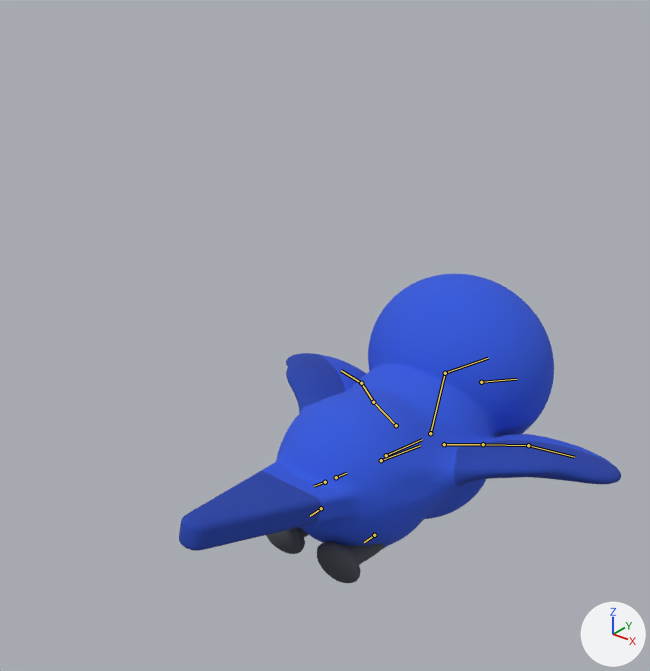
Renders of the glTF model art_sources/own/hyacinth_macaw_LOD0.glb from each side of a commit.
One viewpoint serves both versions: a camera (50 mm lens) standing at (0.509, -0.604, 0.935) and looking at (-0.017, 0.053, 0.528). Lighting does not change. The marker at lower right points along +X, +Y and +Z. The first picture is the older version. Both versions are drawn at frame 5 of the action 'attack'; the numbers are the values there. The bones that bend it are drawn over the model as lines.

Objects in the first picture: 'hyacinth_macaw'.
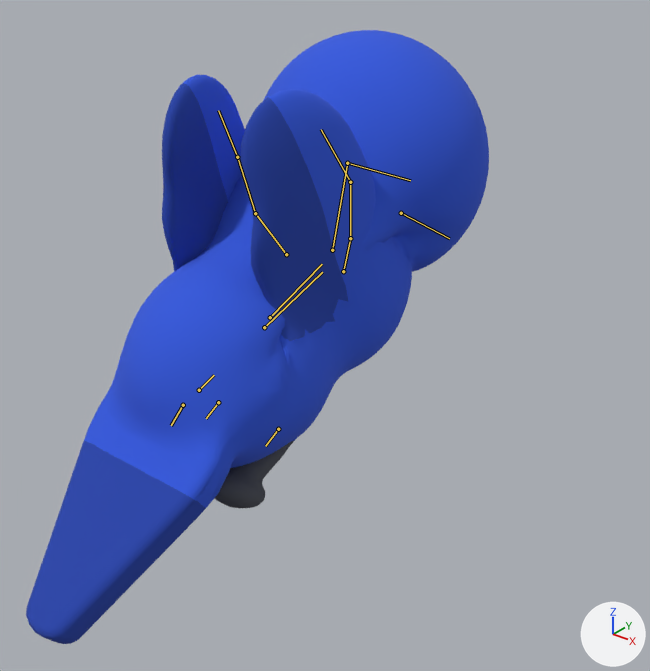
Changed parts and their boxes [x1, y1, x2, y2] in the pictures (650 x 671 px):
'hyacinth_macaw', posed (98% taller)
    before: [179, 273, 621, 583]
    after: [26, 30, 489, 644]
bone 'root', root to tip
    before: (381, 460) to (420, 445)
    after: (264, 327) to (322, 272)
bone 'neck', root to tip
    before: (430, 433) to (445, 373)
    after: (332, 250) to (347, 163)
bone 'head', root to tip
    before: (445, 373) to (488, 358)
    after: (347, 163) to (410, 180)
bone 'wing_upper.L', root to tip
    before: (396, 425) to (373, 402)
    after: (286, 254) to (255, 213)
bone 'wing_lower.L', root to tip
    before: (373, 402) to (361, 383)
    after: (255, 213) to (237, 157)
bone 'wing_hand.L', root to tip
    before: (361, 383) to (341, 370)
    after: (237, 157) to (218, 110)
bone 'wing_upper.R', root to tip
    before: (444, 444) to (483, 444)
    after: (343, 271) to (350, 238)
bone 'wing_lower.R', root to tip
    before: (483, 444) to (528, 445)
    after: (350, 238) to (350, 182)
bone 'wing_hand.R', root to tip
    before: (528, 445) to (574, 457)
    after: (350, 182) to (321, 129)
bone 'tail1', root to tip
    before: (325, 482) to (314, 486)
    after: (183, 405) to (171, 425)
bone 'leg.L', root to tip
    before: (321, 508) to (310, 516)
    after: (218, 402) to (206, 418)
bone 'leg.R', root to tip
    before: (374, 535) to (364, 542)
    after: (278, 429) to (265, 446)

What the commit changed:
Bone 'root' (bone_root) moves from (0.0, 0.138, -0.1489) to (0.0, -0.0569, 0.0974).
Bone 'root' (bone_root) turns from (-15, 0, 0) to (18, 0, 0) degrees about its own x, y and z.
Bone 'root' (bone_root) is rescaled from (1.0, 1.0, 1.0) to (0.97, 1.0, 1.05).
Bone 'neck' (bone_neck) turns from (10, 0, 0) to (-21, 0, 0) degrees about its own x, y and z.
Bone 'head' (bone_head) turns from (0, 0, 0) to (-9, 0, 0) degrees about its own x, y and z.
Bone 'wing_upper.L' (bone_wing_upper_l) turns from (16, 0, -18) to (61, 0, 6) degrees about its own x, y and z.
Bone 'wing_lower.L' (bone_wing_lower_l) turns from (-7, 0, -11) to (21, 0, 4) degrees about its own x, y and z.
Bone 'wing_hand.L' (bone_wing_hand_l) turns from (-10, 0, -7) to (15, 0, 2) degrees about its own x, y and z.
Bone 'wing_upper.R' (bone_wing_upper_r) turns from (16, 0, 18) to (61, 0, -6) degrees about its own x, y and z.
Bone 'wing_lower.R' (bone_wing_lower_r) turns from (-7, 0, 11) to (21, 0, -4) degrees about its own x, y and z.
Bone 'wing_hand.R' (bone_wing_hand_r) turns from (-10, 0, 7) to (15, 0, -2) degrees about its own x, y and z.
Bone 'tail1' (bone_tail1) turns from (0, 0, 0) to (21, 0, 0) degrees about its own x, y and z.
Bone 'tail1' (bone_tail1) is rescaled from (1.0, 1.0, 1.0) to (1.63, 1.0, 1.0).
Bone 'leg.L' (bone_leg_l) turns from (-50, 0, 0) to (-52, 0, 0) degrees about its own x, y and z.
Bone 'leg.R' (bone_leg_r) turns from (-50, 0, 0) to (-52, 0, 0) degrees about its own x, y and z.
